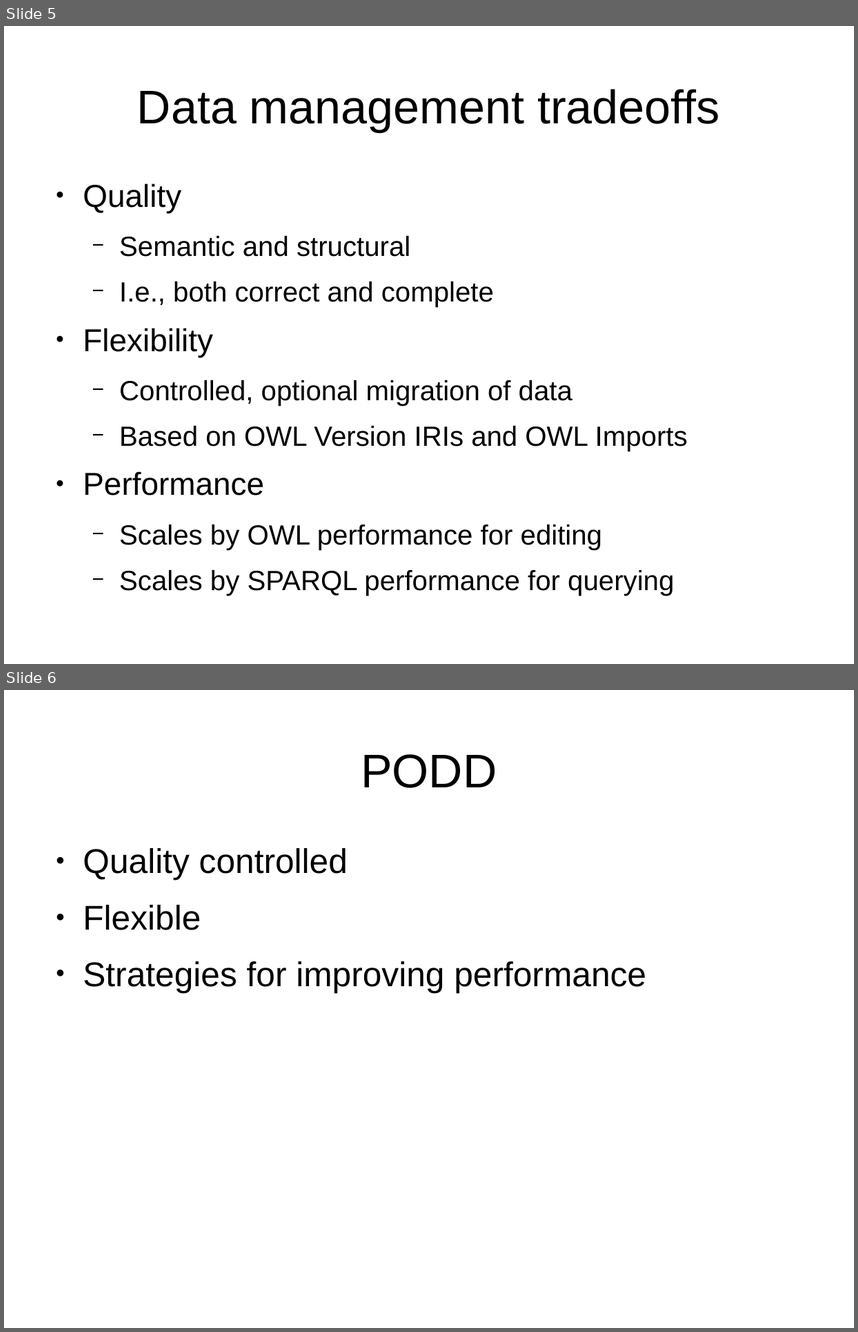
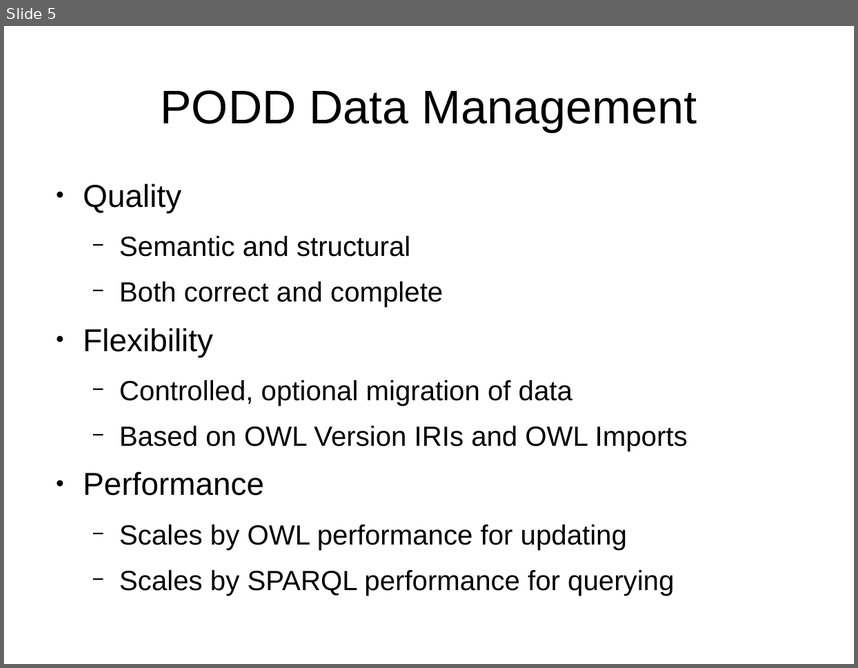
Before and after one commit to podd/podd-publications, a slide deck: montpellier2014/PODD-Montpellier2014.odp. Shown one above the other, each under a label of ours: slides 5 and 6 before the commit, slide 5 after it. The pictures are 858x1332 and 858x668 pixels, drawn with LibreOffice and Linux fonts; fonts in the diff are those of the drawing. Boxes give left, top, right and bottom in pixels: in the first picture for what was removed or moved away, otherwise in the second. Text is boxed around its words. In the diff, an @@ line names an element or a change of style, - is before the commit and + after.

```diff
--- a/montpellier2014/PODD-Montpellier2014.odp
+++ b/montpellier2014/PODD-Montpellier2014.odp
@@ slide 6 removed at bbox=[4, 690, 854, 1328], background #FFFFFF @@
@@ title removed at bbox=[361, 754, 497, 788] @@
-PODD
@@ text removed at bbox=[83, 848, 646, 992] @@
-● Quality controlled
-● Flexible
-● Strategies for improving performance
@@ slide 5 changed as well @@
@@ title at bbox=[160, 90, 697, 132]: text changed @@
-Data management tradeoffs
+PODD Data Management
@@ text at bbox=[119, 281, 443, 307]: text changed @@
-  − I.e., both correct and complete
+  − Both correct and complete
@@ text at bbox=[119, 524, 627, 550]: text changed @@
-  − Scales by OWL performance for editing
+  − Scales by OWL performance for updating
```
Also in this commit, not shown: 5 other slides changed, 2 slides added, 1 other slide removed, 7 other files.
